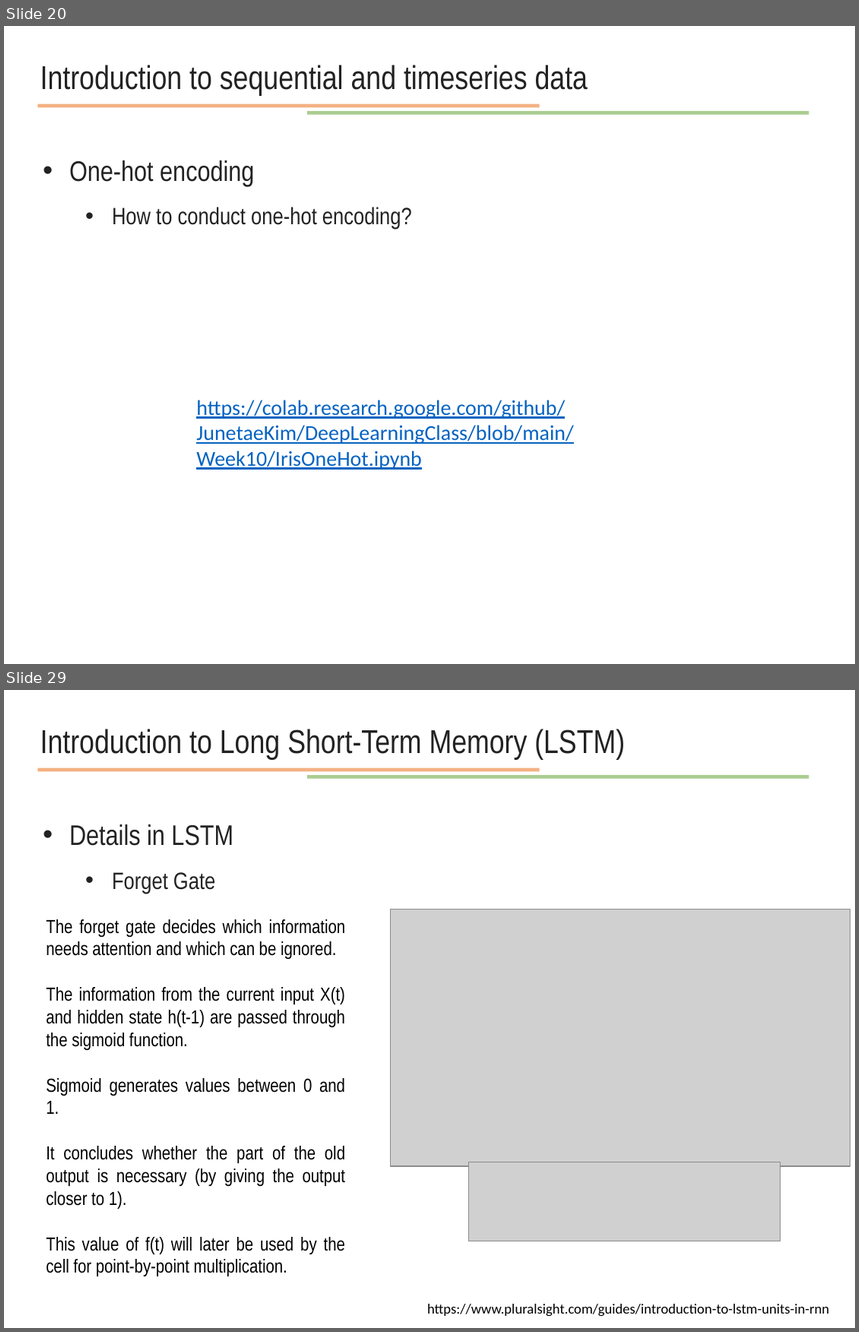
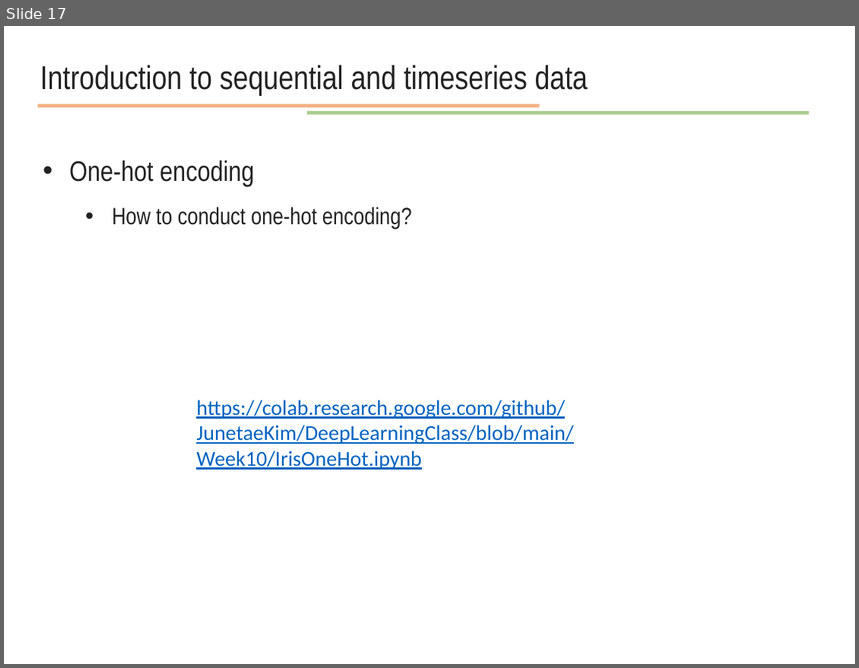
Before and after one commit to JunetaeKim/DeepLearningClass, a slide deck: Week14/week14 natural language processing.pptx. Shown one above the other, each under a label of ours: slides 20 and 29 before the commit, slide 17 after it; the slides between them are not shown. The pictures are 859x1332 and 859x668 pixels, drawn with LibreOffice and Linux fonts; fonts in the diff are those of the drawing; grey boxes stand for pictures. Boxes give left, top, right and bottom in pixels: in the first picture for what was removed or moved away, otherwise in the second. Text is boxed around its words. In the diff, an @@ line names an element or a change of style, - is before the commit and + after.

```diff
--- a/Week14/week14 natural language processing.pptx
+++ b/Week14/week14 natural language processing.pptx
@@ slide 29 removed at bbox=[4, 690, 855, 1328], background #FFFFFF @@
@@ text removed at bbox=[40, 729, 625, 760] @@
-Introduction to Long Short-Term Memory (LSTM)
@@ line removed from (38, 770) to (539, 770) @@
@@ line removed from (307, 777) to (810, 777) @@
@@ text removed at bbox=[69, 825, 234, 893] @@
-• Details in LSTM
-  • Forget Gate
@@ picture removed at bbox=[390, 910, 850, 1167] @@
@@ text removed at bbox=[46, 920, 346, 1274] @@
-The forget gate decides which information needs attention and which can be ignored.
-The information from the current input X(t) and hidden state h(t-1) are passed through the sigmoid function.
-Sigmoid generates values between 0 and 1.
-It concludes whether the part of the old output is necessary (by giving the output closer to 1).
-This value of f(t) will later be used by the cell for point-by-point multiplication.
@@ picture removed at bbox=[469, 1163, 781, 1242] @@
@@ text removed at bbox=[427, 1304, 829, 1317] @@
-https://www.pluralsight.com/guides/introduction-to-lstm-units-in-rnn
@@ what was slide 20 is now slide 17 @@
```
Also in this commit, not shown: 3 slides changed, 3 slides added, 38 other slides removed, 1 other file.
